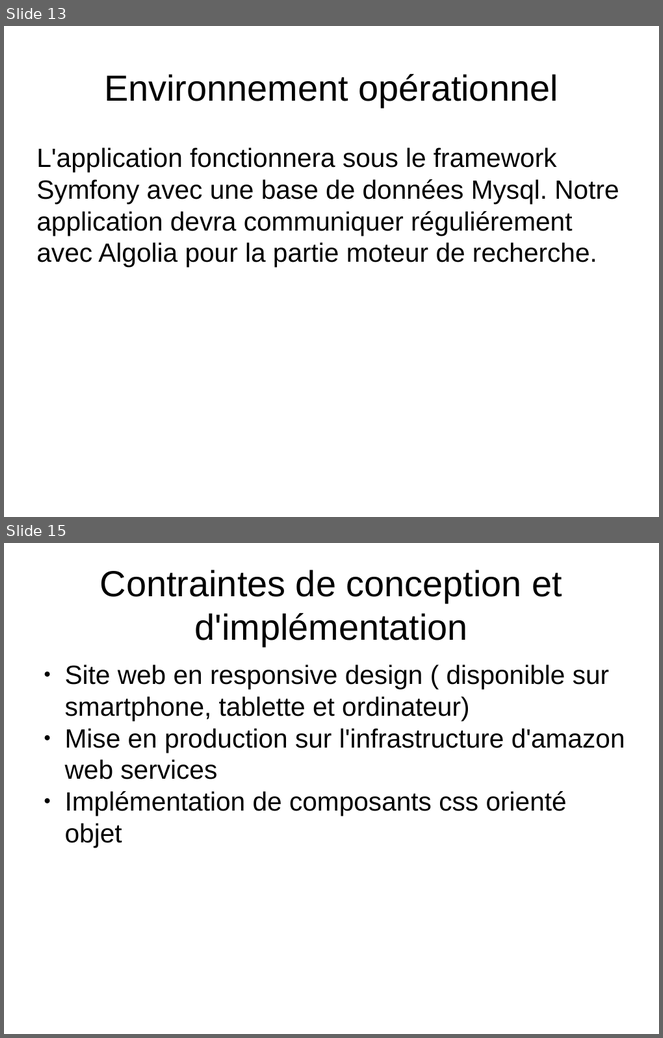
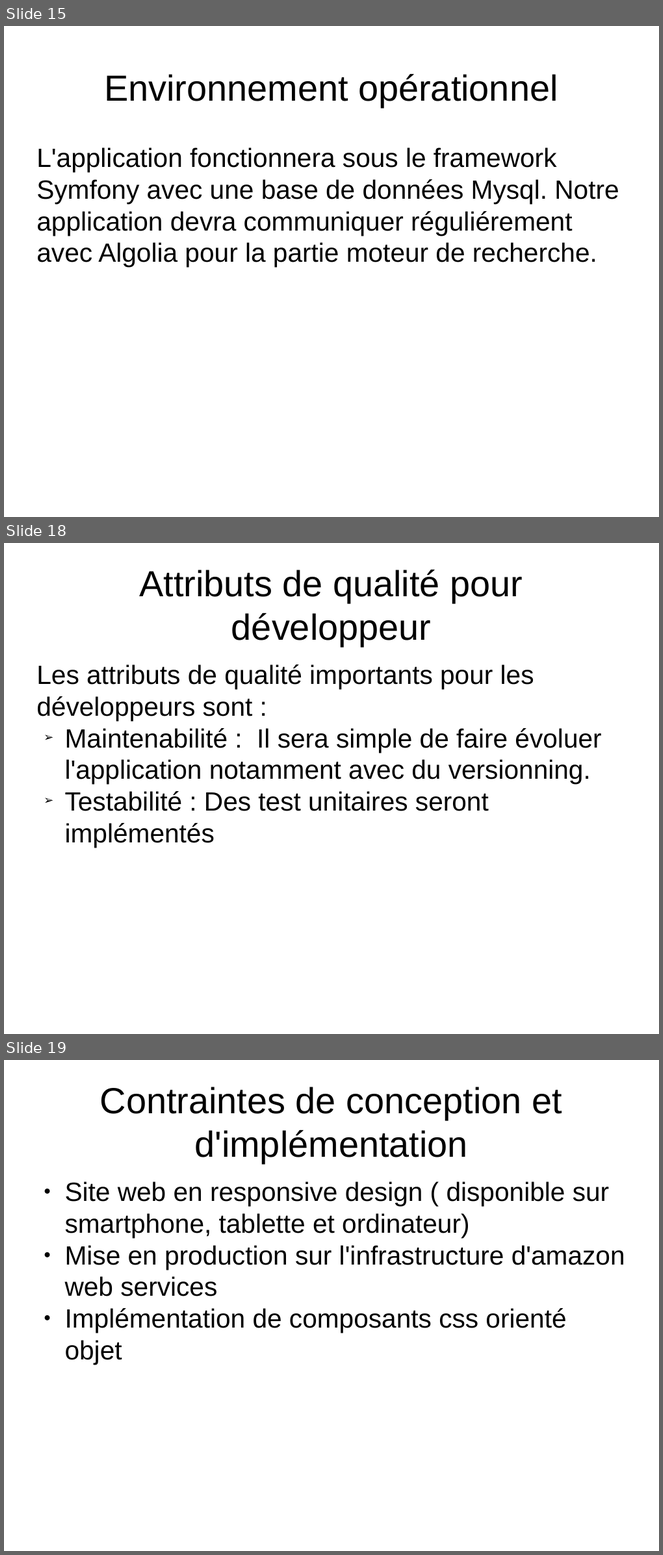
Before and after one commit to Mach12/Linguissime, a slide deck: Avant-projet/Itération 0.pptx. Shown one above the other, each under a label of ours: slides 13 and 15 before the commit, slides 15, 18 and 19 after it; the slides between them are not shown. The pictures are 663x1038 and 663x1555 pixels, drawn with LibreOffice and Linux fonts; fonts in the diff are those of the drawing. Boxes give left, top, right and bottom in pixels: in the first picture for what was removed or moved away, otherwise in the second. Text is boxed around its words. In the diff, an @@ line names an element or a change of style, - is before the commit and + after.

```diff
--- a/Avant-projet/Itération 0.pptx
+++ b/Avant-projet/Itération 0.pptx
@@ slide 18 added at (4,543,659,1034), background #FFFFFF @@
@@ text added at (140,570,523,646), 44 pt, text #000000 @@
+Attributs de qualité pour développeur
@@ text added at (36,665,601,848), 32 pt, text #000000 @@
+Les attributs de qualité importants pour les développeurs sont :
+➢ Maintenabilité : Il sera simple de faire évoluer l'application notamment avec du versionning.
+➢ Testabilité : Des test unitaires seront implémentés
@@ what was slide 13 is now slide 15 @@
@@ what was slide 15 is now slide 19 @@
```
Also in this commit, not shown: 3 slides changed, 3 other slides added, 1 other file.
